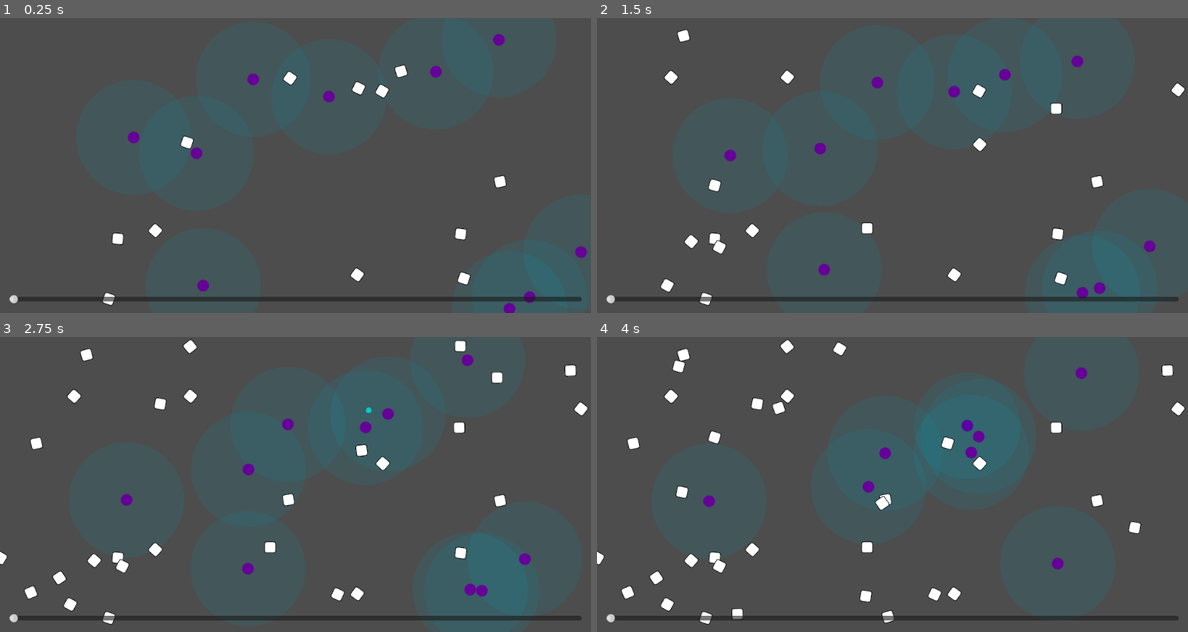
Above: before the commit, frames 1-4 (two rows, left to right).
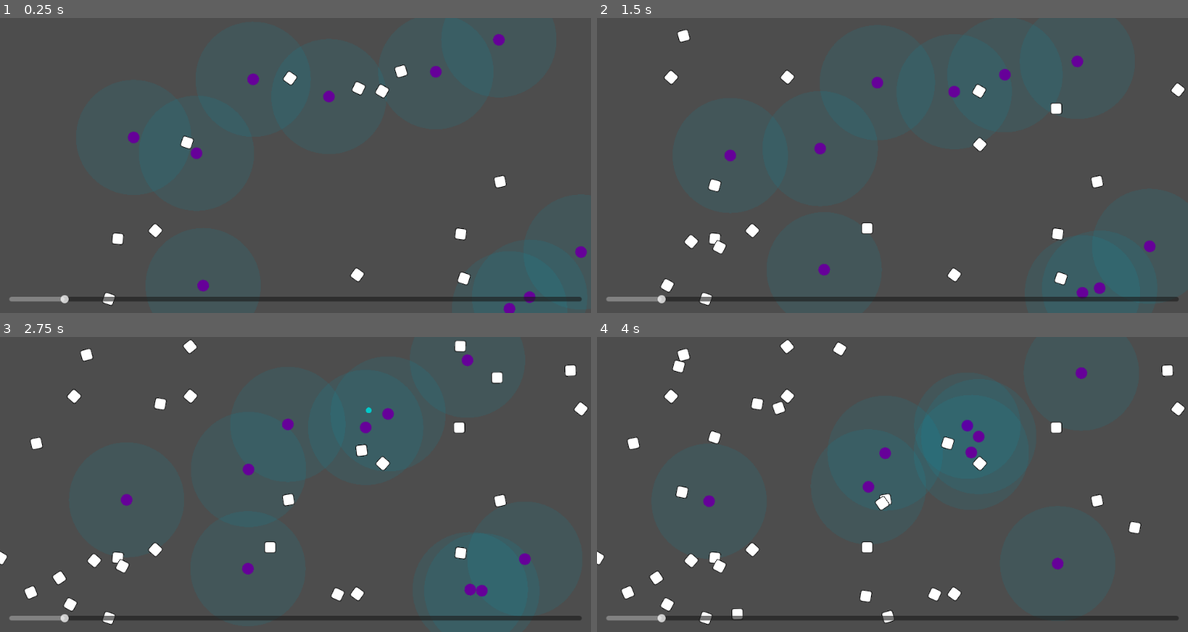
Above: after the commit, the same moments.

Repository: wivest/Natural-Selection
Game: Godot game, scene res://scenes/main.tscn
The game is run twice, just before and just after one commit, with the same random seed, the same clock (stepped at 60 frames per second) and the same inputs.
Inputs:
- Up to frame 1 (0.25 s): no input
- Up to frame 2 (1.5 s): no input
- Up to frame 3 (2.75 s): no input
- Up to frame 4 (4 s): no input

The runs differ from the first frame. In frame 1, 0.2% of the frame differs, in the area x 1-12%, y 94-97%; in frame 2, 0.2%; in frame 3, 0.2%; in frame 4, 0.2%.

Commit message:
feat: set Slider's start value

Diff:
--- a/scenes/main.tscn
+++ b/scenes/main.tscn
@@ -60,6 +60,6 @@
 min_value = 0.1
 max_value = 10.0
 step = 0.0
-value = 0.1
+value = 1.0
 
 [connection signal="value_changed" from="GUI/Control/BottomContainer/HBoxContainer/Speed" to="World/Field" method="_on_speed_value_changed"]
